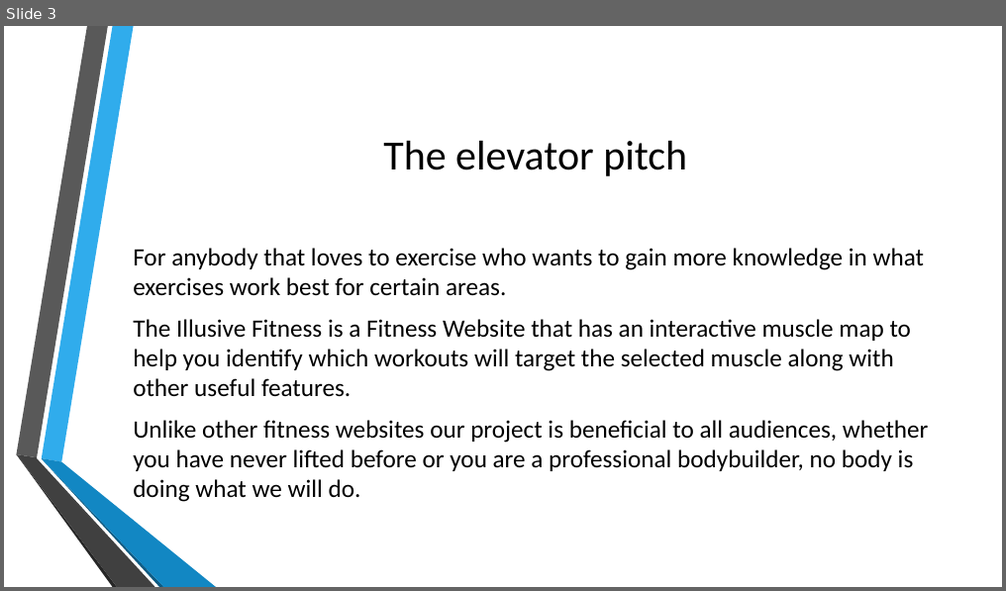
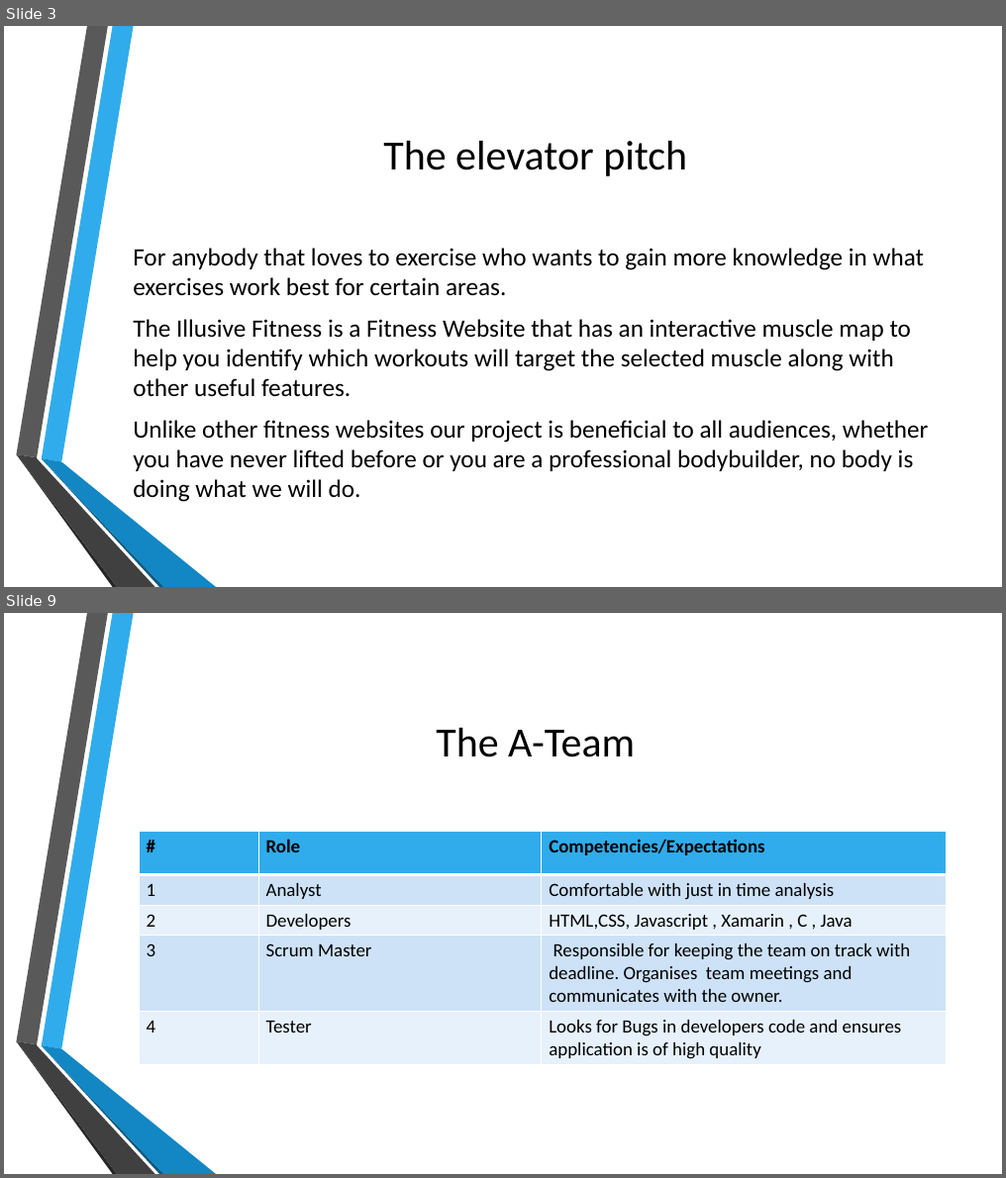
Before and after one commit to PatrickMurray78/Illusive-Fitness, a slide deck: Illusive Fitness.pptx. Shown one above the other, each under a label of ours: slide 3 before the commit, slides 3 and 9 after it; the slides between them are not shown. The pictures are 1006x591 and 1006x1178 pixels, drawn with LibreOffice and Linux fonts; fonts in the diff are those of the drawing; background and template pictures are left out. Boxes give left, top, right and bottom in pixels: in the first picture for what was removed or moved away, otherwise in the second. Text is boxed around its words. In the diff, an @@ line names an element or a change of style, - is before the commit and + after.

```diff
--- a/Illusive Fitness.pptx
+++ b/Illusive Fitness.pptx
@@ slide 9 added at (4, 613, 1002, 1174), background picture (left out); not listed: 6 template elements that a slide beside it also shows @@
@@ title added at (436, 728, 635, 758), 40 pt, text #000000 @@
+The A-Team
@@ table added at (139, 832, 945, 1063), 5 rows, 3 columns @@
+# | Role | Competencies/Expectations
+1 | Analyst | Comfortable with just in time analysis
+2 | Developers | HTML,CSS, Javascript , Xamarin , C , Java
+3 | Scrum Master | Responsible for keeping the team on track with deadline. Organises team meetings and communicates with the owner.
+4 | Tester | Looks for Bugs in developers code and ensures application is of high quality
```
Also in this commit, not shown: 8 other slides added.
